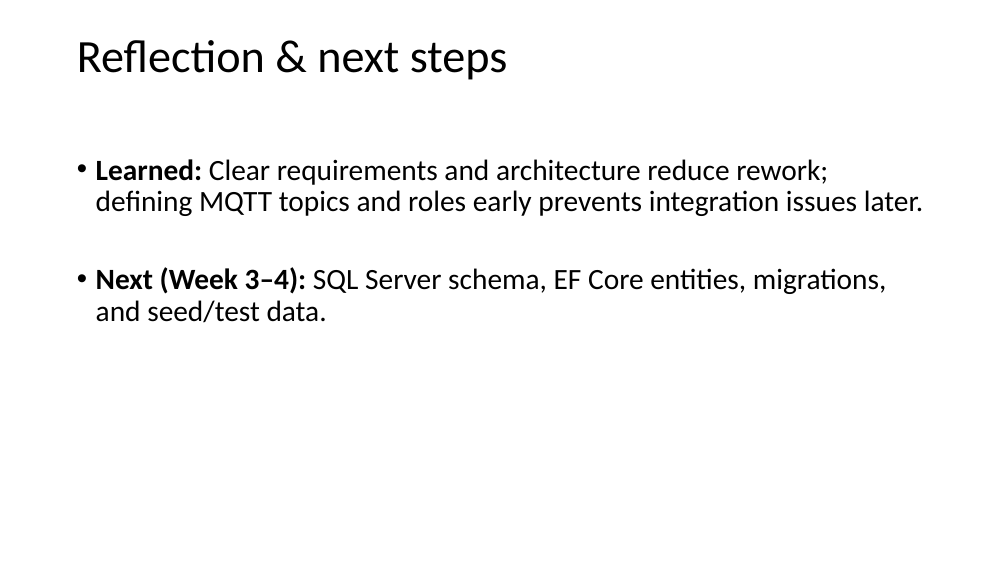
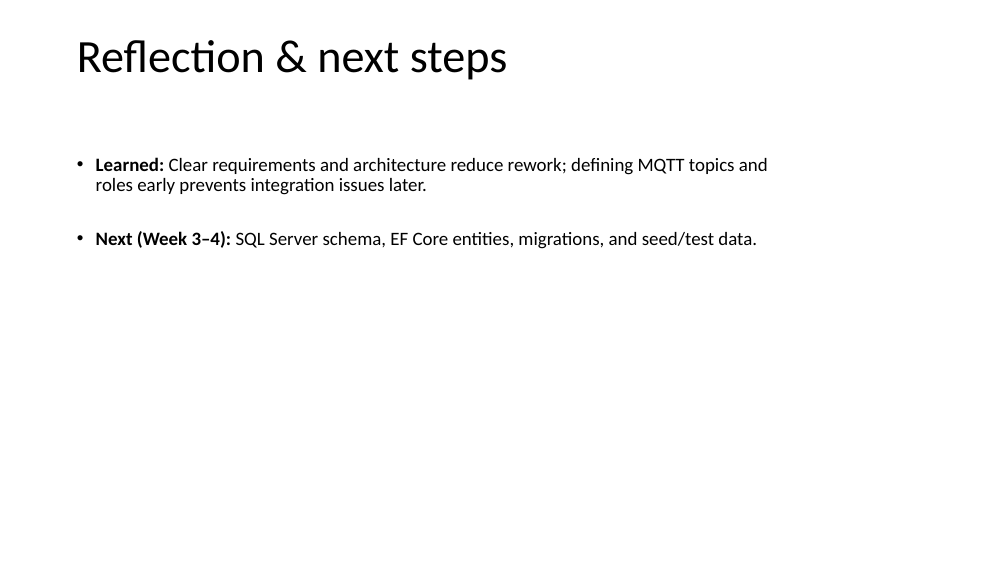
Before and after one commit to TranRTC/capstone_project, a slide deck: slide 7 of Documents/Presentation/Project Update/Project Update 1 (week1 & 2).pptx. Drawn at 1008x567 pixels with LibreOffice and Linux fonts; fonts in the diff are those of the drawing. Boxes give left, top, right and bottom in pixels: in the first picture for what was removed or moved away, otherwise in the second. Text is boxed around its words. In the diff, an @@ line names an element or a change of style, - is before the commit and + after.

```diff
--- a/Documents/Presentation/Project Update/Project Update 1 (week1 & 2).pptx
+++ b/Documents/Presentation/Project Update/Project Update 1 (week1 & 2).pptx
@@ text "Learned: Clear requirements and architecture ..." at bbox=[96, 157, 768, 249]: size 28 to 18 pt @@
```
Also in this commit, not shown: 4 other slides changed, 6 other files.
